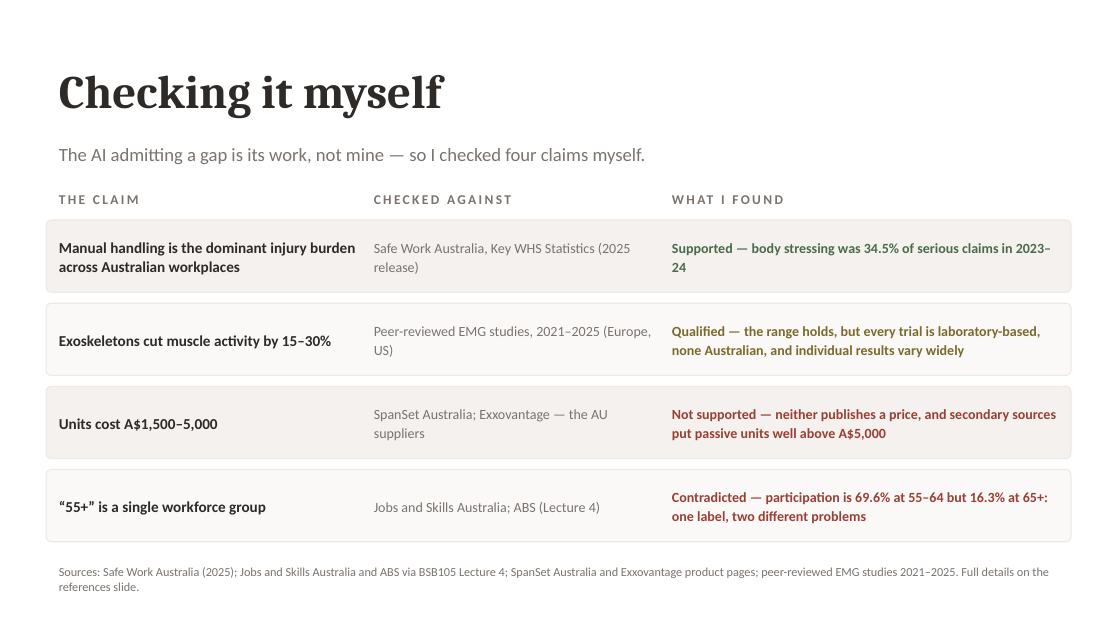
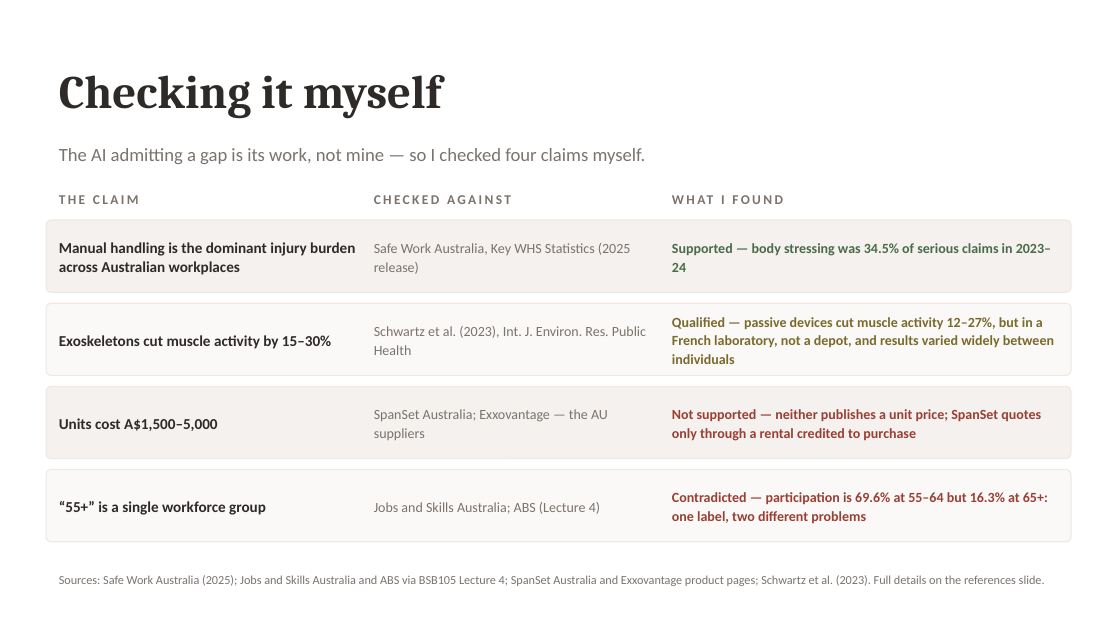
Before and after one commit to danielfrancogomez-wq/My-computer-claude-code, a slide deck: slide 10 of Followmont-Prompt-Chain.pptx. Drawn at 1120x630 pixels with LibreOffice and Linux fonts; fonts in the diff are those of the drawing. Boxes give left, top, right and bottom in pixels: in the first picture for what was removed or moved away, otherwise in the second. Text is boxed around its words. In the diff, an @@ line names an element or a change of style, - is before the commit and + after.

```diff
--- a/Followmont-Prompt-Chain.pptx
+++ b/Followmont-Prompt-Chain.pptx
@@ text at [374, 326, 646, 355]: text changed @@
-Peer-reviewed EMG studies, 2021–2025 (Europe, US)
+Schwartz et al. (2023), Int. J. Environ. Res. Public Health
@@ text at [672, 317, 1054, 364]: text changed @@
-Qualified — the range holds, but every trial is laboratory-based, none Australian, and individual results vary widely
+Qualified — passive devices cut muscle activity 12–27%, but in a French laboratory, not a depot, and results varied widely between individuals
@@ text at [672, 409, 1041, 441]: text changed @@
-Not supported — neither publishes a price, and secondary sources put passive units well above A$5,000
+Not supported — neither publishes a unit price; SpanSet quotes only through a rental credited to purchase
@@ text at [59, 575, 1045, 586]: text changed @@
-Sources: Safe Work Australia (2025); Jobs and Skills Australia and ABS via BSB105 Lecture 4; SpanSet Australia and Exxovantage product pages; peer-reviewed EMG studies 2021–2025. Full details on the references slide.
+Sources: Safe Work Australia (2025); Jobs and Skills Australia and ABS via BSB105 Lecture 4; SpanSet Australia and Exxovantage product pages; Schwartz et al. (2023). Full details on the references slide.
```
Also in this commit, not shown: 2 other slides changed, 1 other file.
